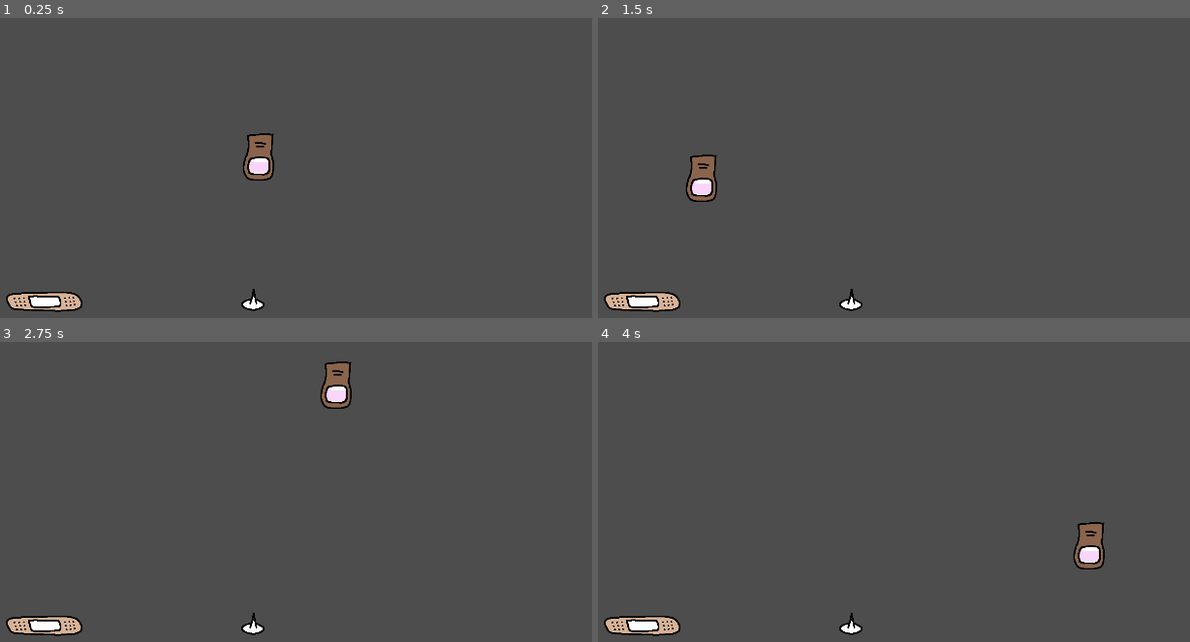
Above: before the commit, frames 1-4 (two rows, left to right).
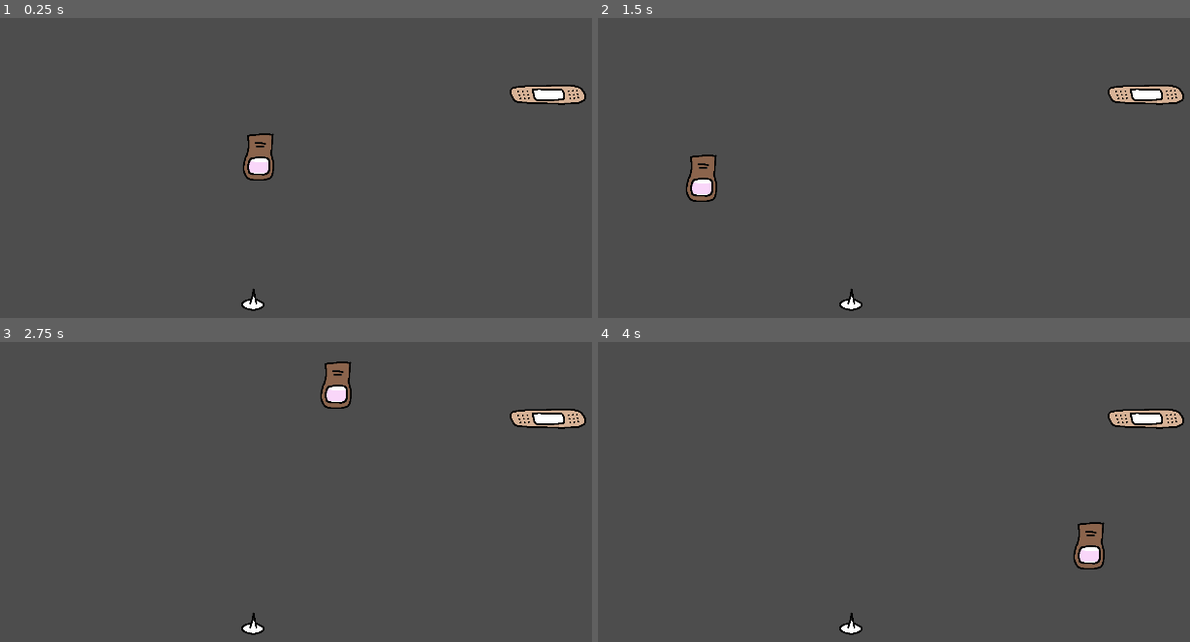
Above: after the commit, the same moments.

Repository: magopian/teamsect
Game: Godot game, scene res://game.tscn
Two runs of this game, one before a commit and one after it. Both use one fixed random seed, a clock stepped at 60 frames per second and the inputs below.
Inputs (mouse positions are in pixels of both pictures, inside the frame that each line leads up to):
- Up to frame 1 (0.25 s): no input
- Up to frame 2 (1.5 s): tap Enter at 0.5 s; move the mouse to (1030, 135) at 0.52 s; tap Space at 1.25 s; move the mouse to (704, 180) at 1.27 s
- Up to frame 3 (2.75 s): tap Enter at 2 s; move the mouse to (337, 387) at 2.02 s
- Up to frame 4 (4 s): tap Space at 2.75 s; move the mouse to (817, 567) at 2.77 s; tap Enter at 3.5 s; move the mouse to (1089, 546) at 3.52 s

The runs differ from the first frame. In frame 1, 1.5% of the frame differs, in the area x 0-100%, y 22-99%; in frame 2, 1.5%; in frame 3, 1.5%; in frame 4, 1.5%.

Commit message:
"Win here" very obvious (glow + arrows)

Diff:
--- a/finish/bandaid.tscn
+++ b/finish/bandaid.tscn
@@ -1,7 +1,8 @@
-[gd_scene load_steps=10 format=3 uid="uid://dwk6wx8a5ftlb"]
+[gd_scene load_steps=11 format=3 uid="uid://dwk6wx8a5ftlb"]
 
 [ext_resource type="Texture2D" uid="uid://bd7gyp60hjk5v" path="res://assets/sprites/bandaid.png" id="1_4xd3o"]
 [ext_resource type="Script" path="res://finish/bandaid.gd" id="1_6asie"]
+[ext_resource type="Texture2D" uid="uid://dar76tgq0jj1q" path="res://assets/sprites/win_here.png" id="3_8l2cy"]
 
 [sub_resource type="SpriteFrames" id="SpriteFrames_jl6hk"]
 animations = [{
@@ -34,6 +35,18 @@
 "update": 0,
 "values": [0.0, 3.0, 0.0]
 }
+tracks/1/type = "value"
+tracks/1/imported = false
+tracks/1/enabled = true
+tracks/1/path = NodePath("Sprite2D:modulate")
+tracks/1/interp = 1
+tracks/1/loop_wrap = true
+tracks/1/keys = {
+"times": PackedFloat32Array(0, 1, 2),
+"transitions": PackedFloat32Array(1, 1, 1),
+"update": 0,
+"values": [Color(1, 1, 1, 0), Color(1, 1, 1, 1), Color(1, 1, 1, 0)]
+}
 
 [sub_resource type="Animation" id="Animation_dxhhw"]
 length = 0.001
@@ -48,6 +61,18 @@
 "transitions": PackedFloat32Array(1),
 "update": 0,
 "values": [0.0]
+}
+tracks/1/type = "value"
+tracks/1/imported = false
+tracks/1/enabled = true
+tracks/1/path = NodePath("Sprite2D:modulate")
+tracks/1/interp = 1
+tracks/1/loop_wrap = true
+tracks/1/keys = {
+"times": PackedFloat32Array(0),
+"transitions": PackedFloat32Array(1),
+"update": 0,
+"values": [Color(1, 1, 1, 0)]
 }
 
 [sub_resource type="AnimationLibrary" id="AnimationLibrary_fs0tf"]
@@ -91,4 +116,8 @@
 energy = 0.0
 texture = SubResource("GradientTexture2D_67fxr")
 
+[node name="Sprite2D" type="Sprite2D" parent="."]
+modulate = Color(1, 1, 1, 0)
+texture = ExtResource("3_8l2cy")
+
 [connection signal="body_entered" from="." to="." method="_on_body_entered"]
--- a/game.tscn
+++ b/game.tscn
@@ -108,7 +108,7 @@
 ahh_sounds = Array[AudioStream]([ExtResource("8_id1fx"), ExtResource("9_y0xir"), ExtResource("10_tloa7"), ExtResource("11_e06no"), ExtResource("12_g3h8h"), ExtResource("13_qoikm")])
 
 [node name="Bandaid" parent="." instance=ExtResource("11_5r8g6")]
-position = Vector2(515, 1077)
+position = Vector2(2012, 461)
 
 [node name="Thumbtack" parent="." instance=ExtResource("7_ljwwb")]
 unique_name_in_owner = true
Binary file added: assets/sprites/win_here.png
Not shown, added: assets/sprites/win_here.png.import
